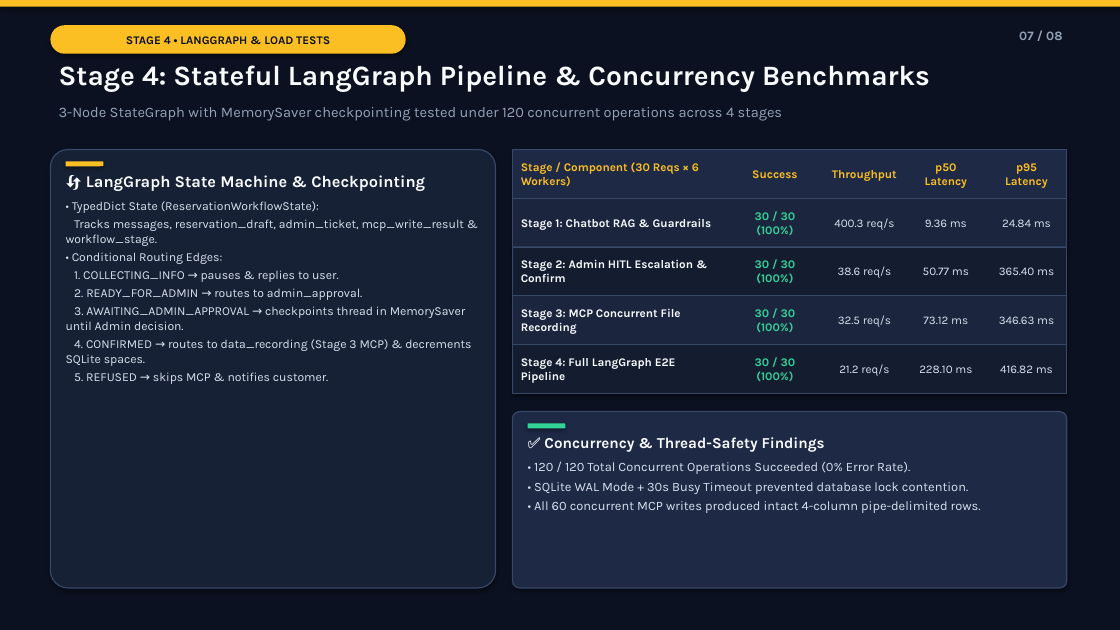
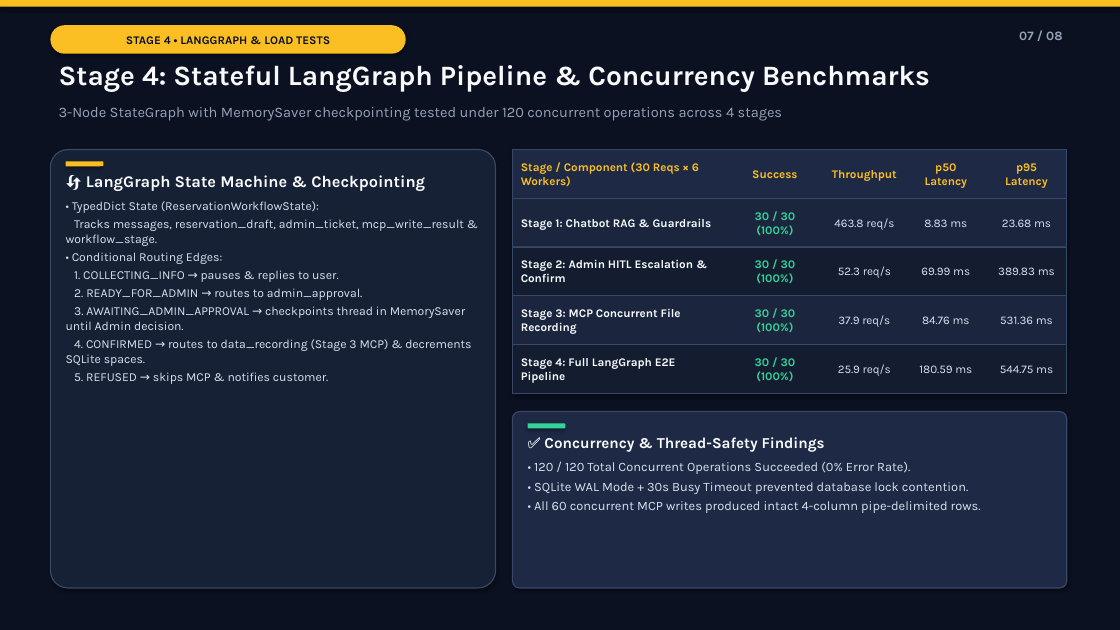
Before and after one commit to mnesl/parking-space-ai-project, a slide deck: slide 7 of docs/AeroPark_AI_Reservation_Chatbot_Presentation.pptx. Drawn at 1120x630 pixels with LibreOffice and Linux fonts; fonts in the diff are those of the drawing. Boxes give left, top, right and bottom in pixels: in the first picture for what was removed or moved away, otherwise in the second. Text is boxed around its words. In the diff, an @@ line names an element or a change of style, - is before the commit and + after.

```diff
--- a/docs/AeroPark_AI_Reservation_Chatbot_Presentation.pptx
+++ b/docs/AeroPark_AI_Reservation_Chatbot_Presentation.pptx
@@ text at [834,218,894,230]: text changed @@
-400.3 req/s
+463.8 req/s
@@ text at [924,219,967,227]: text changed @@
-9.36 ms
+8.83 ms
@@ text at [1002,219,1051,227]: text changed @@
-24.84 ms
+23.68 ms
@@ text at [838,266,891,278]: text changed @@
-38.6 req/s
+52.3 req/s
@@ text at [921,267,970,275]: text changed @@
-50.77 ms
+69.99 ms
@@ text at [998,267,1055,275]: text changed @@
-365.40 ms
+389.83 ms
@@ text at [838,315,890,327]: text changed @@
-32.5 req/s
+37.9 req/s
@@ text at [922,316,970,324]: text changed @@
-73.12 ms
+84.76 ms
@@ text at [1000,316,1053,324]: text changed @@
-346.63 ms
+531.36 ms
@@ text at [838,364,891,376]: text changed @@
-21.2 req/s
+25.9 req/s
@@ text at [919,365,972,373]: text changed @@
-228.10 ms
+180.59 ms
@@ text at [1000,365,1053,373]: text changed @@
-416.82 ms
+544.75 ms
```
Also in this commit, not shown: 1 other slide changed, 14 other files.
